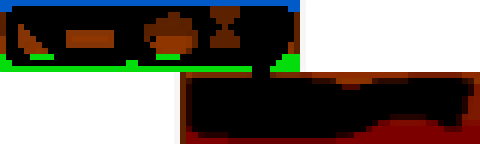
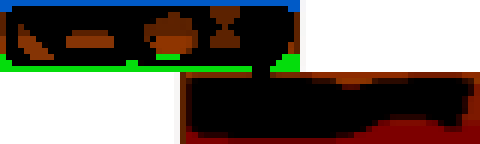
Comparing the layer stacks of the two w=480, h=144 images. Changes:
painted on "Background" over [18, 24, 114, 60]
